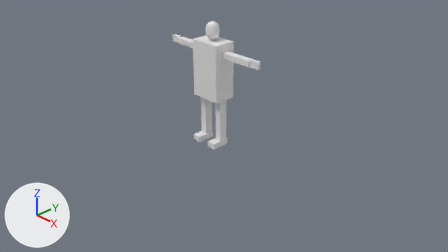
The Blender file Assets/Characters/Human/Human.blend as it was, and as the next commit left it.
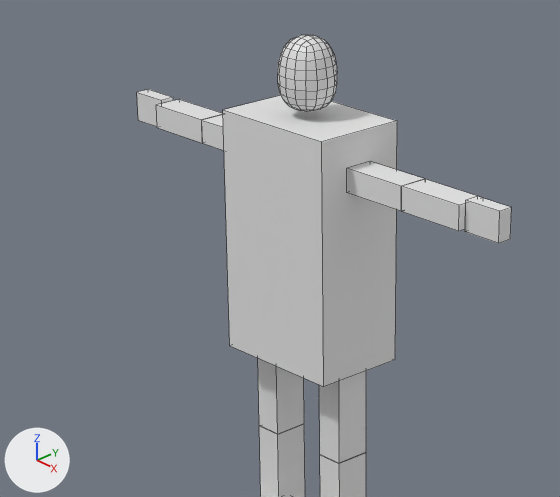
There are two pictures of each version: one from the file's camera 'Camera', one close up on the part from 31% to 61% of the width and 5% to 51% of the height. Every picture has the same lights, and +X, +Y and +Z are marked at lower left. The close-ups show mesh edges as thin lines.

The first close-up shows 'Chest', 'Head', 'LeftHand', 'LeftLowerArm', 'LeftLowerLeg', 'LeftUpperArm', 'LeftUpperLeg', 'RightHand', 'RightLowerArm', 'RightLowerLeg', 'RightUpperArm', 'RightUpperLeg'.
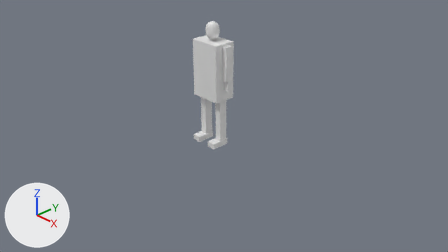
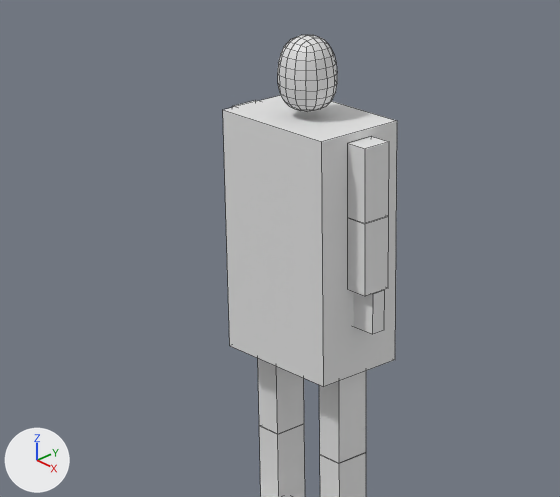
Commit message: Fixed human arms rotation

Boxes (x1, y1, x2, y2) around the edits, measured in the close-ups (560 x 497 px):
'LeftLowerArm', mesh turned, moved: before (402, 179, 482, 231); after (348, 216, 389, 296)
'LeftUpperArm', mesh turned, moved: before (347, 162, 425, 211); after (348, 136, 389, 223)
'LeftHand', mesh turned, moved: before (465, 196, 512, 243); after (354, 290, 385, 334)
'RightLowerArm', mesh turned, moved (not visible afterwards): before (156, 99, 223, 143)
'RightHand', mesh turned, moved (not visible afterwards): before (137, 89, 173, 126)
'RightUpperArm', mesh turned, moved: before (202, 115, 224, 151); after (232, 100, 257, 108)

The change, as a list of edits to the scene's bpy script:
```text
Change me_cube_012:
    where me_cube_012.from_pydata(...)  # 8 vertices, 6 faces; spans x -0.107..0.107, y -0.078..0.078, z -0.039..0.039
    used by ob_righthand; location = (-1.231, 0.222, 2.135); rotation_euler = (1.571, 0.0, 0.0), in degrees (90, 0, 0)
    me_cube_012 part 1: the whole mesh is turned 90 degrees about the z axis through its middle
Change me_cube_011:
    where me_cube_011.from_pydata(...)  # 8 vertices, 6 faces; spans x -0.189..0.189, y -0.062..0.062, z -0.079..0.079
    used by ob_rightlowerarm; location = (-0.932, 0.222, 2.133); rotation_euler = (1.571, 0.0, 0.0), in degrees (90, 0, 0)
    me_cube_011 part 2: the whole mesh is turned 90 degrees about the z axis through its middle
Change me_cube_010:
    where me_cube_010.from_pydata(...)  # 8 vertices, 6 faces; spans x -0.189..0.189, y -0.062..0.062, z -0.079..0.079
    used by ob_rightupperarm; location = (-0.55, 0.222, 2.133); rotation_euler = (1.571, 0.0, 0.0), in degrees (90, 0, 0)
    me_cube_010 part 3: the whole mesh is turned 90 degrees about the z axis through its middle
Change me_cube_009:
    where me_cube_009.from_pydata(...)  # 8 vertices, 6 faces; spans x -0.107..0.107, y -0.078..0.078, z -0.039..0.039
    used by ob_lefthand; location = (1.231, 0.222, 2.135); rotation_euler = (1.571, 0.0, 0.0), in degrees (90, 0, 0)
    me_cube_009 part 4: the whole mesh is turned -90 degrees about the z axis through its middle
Change me_cube_008:
    where me_cube_008.from_pydata(...)  # 8 vertices, 6 faces; spans x -0.189..0.189, y -0.062..0.062, z -0.079..0.079
    used by ob_leftlowerarm; location = (0.932, 0.222, 2.133); rotation_euler = (1.571, 0.0, 0.0), in degrees (90, 0, 0)
    me_cube_008 part 5: the whole mesh is turned -90 degrees about the z axis through its middle
Change me_cube_007:
    where me_cube_007.from_pydata(...)  # 8 vertices, 6 faces; spans x -0.189..0.189, y -0.062..0.062, z -0.079..0.079
    used by ob_leftupperarm; location = (0.55, 0.222, 2.133); rotation_euler = (1.571, 0.0, 0.0), in degrees (90, 0, 0)
    me_cube_007 part 6: the whole mesh is turned -90 degrees about the z axis through its middle
Change ob_righthand:
    ob_righthand.location: (-1.231, 0.222, 2.135) -> (-0.43, 0.222, 1.465)
Change ob_rightlowerarm:
    ob_rightlowerarm.location: (-0.932, 0.222, 2.133) -> (-0.43, 0.222, 1.759)
Change ob_rightupperarm:
    ob_rightupperarm.location: (-0.55, 0.222, 2.133) -> (-0.43, 0.222, 2.133)
Change ob_lefthand:
    ob_lefthand.location: (1.231, 0.222, 2.135) -> (0.43, 0.222, 1.465)
Change ob_leftlowerarm:
    ob_leftlowerarm.location: (0.932, 0.222, 2.133) -> (0.43, 0.222, 1.759)
Change ob_leftupperarm:
    ob_leftupperarm.location: (0.55, 0.222, 2.133) -> (0.43, 0.222, 2.133)
```
